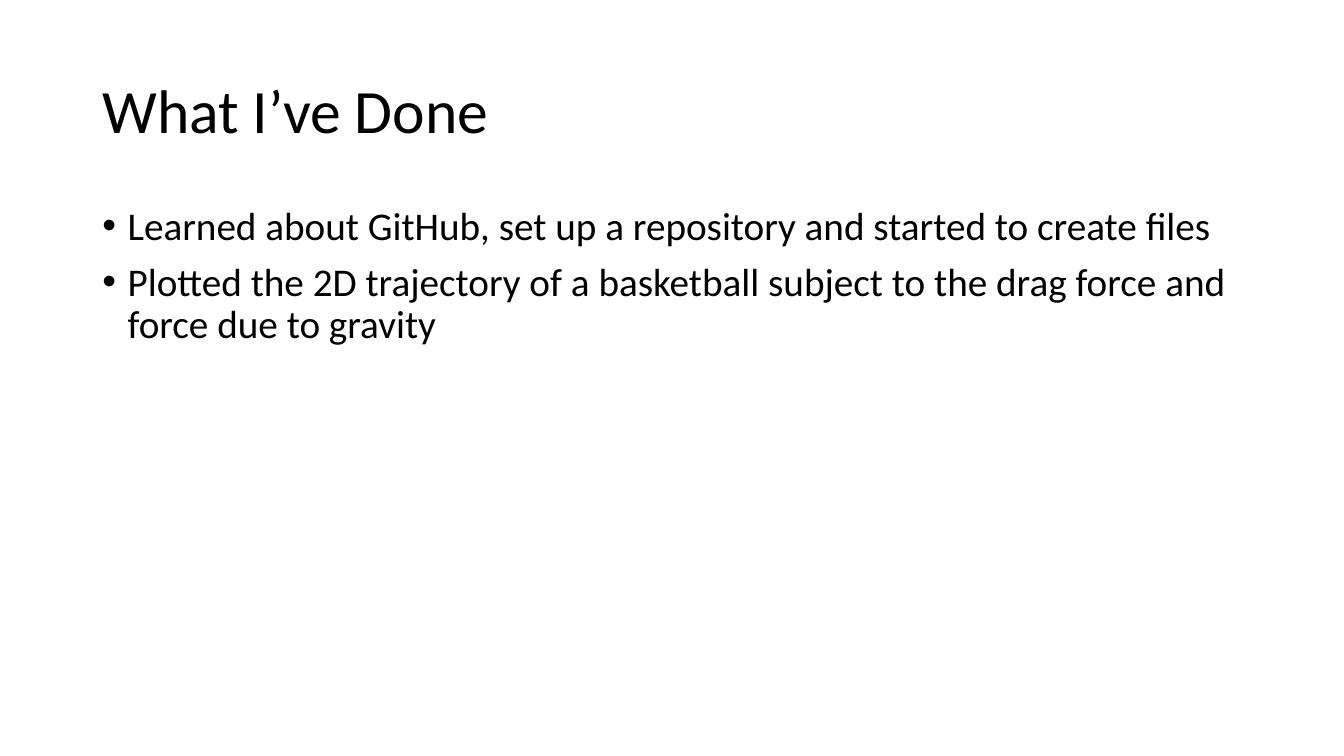
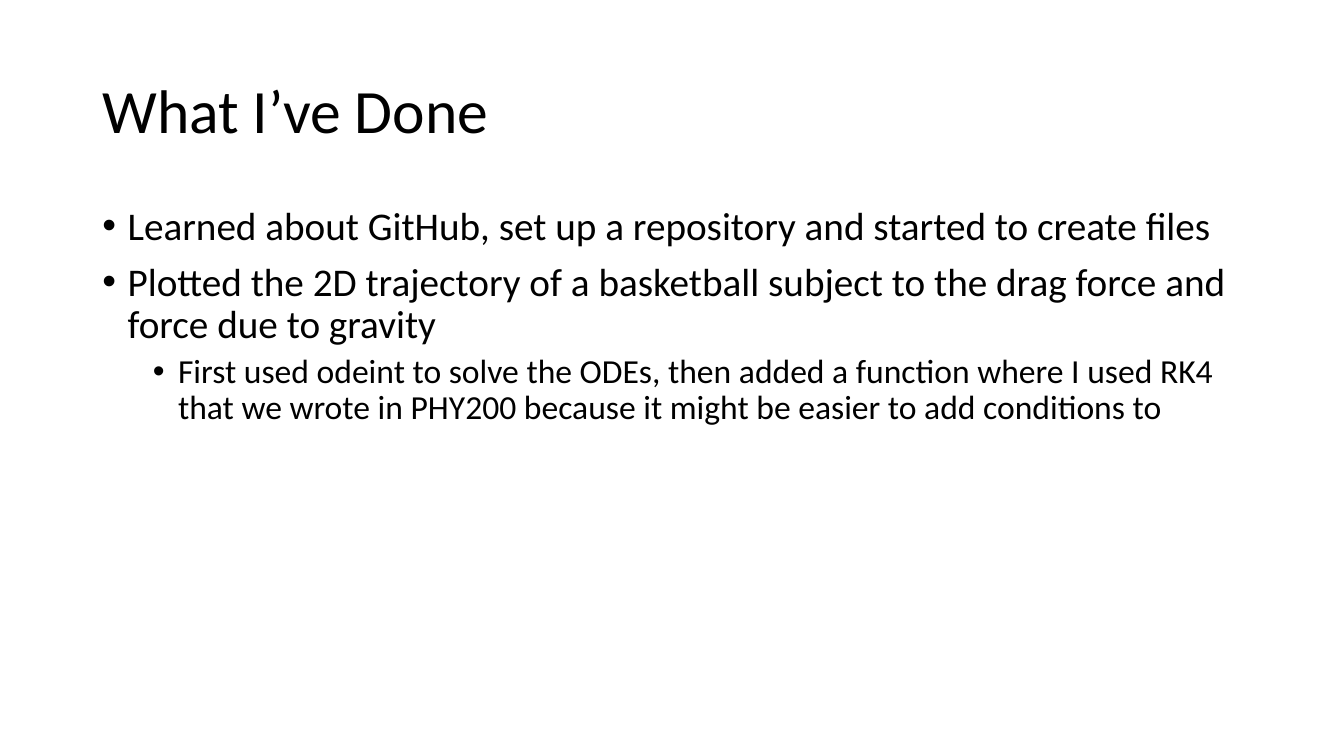
Before and after one commit to cawelch/hoop-never-misses, a slide deck: slide 2 of Weekly Presentations/Week1.pptx. Drawn at 1344x756 pixels with LibreOffice and Linux fonts; fonts in the diff are those of the drawing. Boxes give left, top, right and bottom in pixels: in the first picture for what was removed or moved away, otherwise in the second. Text is boxed around its words. In the diff, an @@ line names an element or a change of style, - is before the commit and + after.

```diff
--- a/Weekly Presentations/Week1.pptx
+++ b/Weekly Presentations/Week1.pptx
@@ text at box(178, 359, 1213, 425): paragraph added @@
+  • First used odeint to solve the ODEs, then added a function where I used RK4 that we wrote in PHY200 because it might be easier to add conditions to
```
Also in this commit, not shown: 1 other slide changed, 1 other file.
